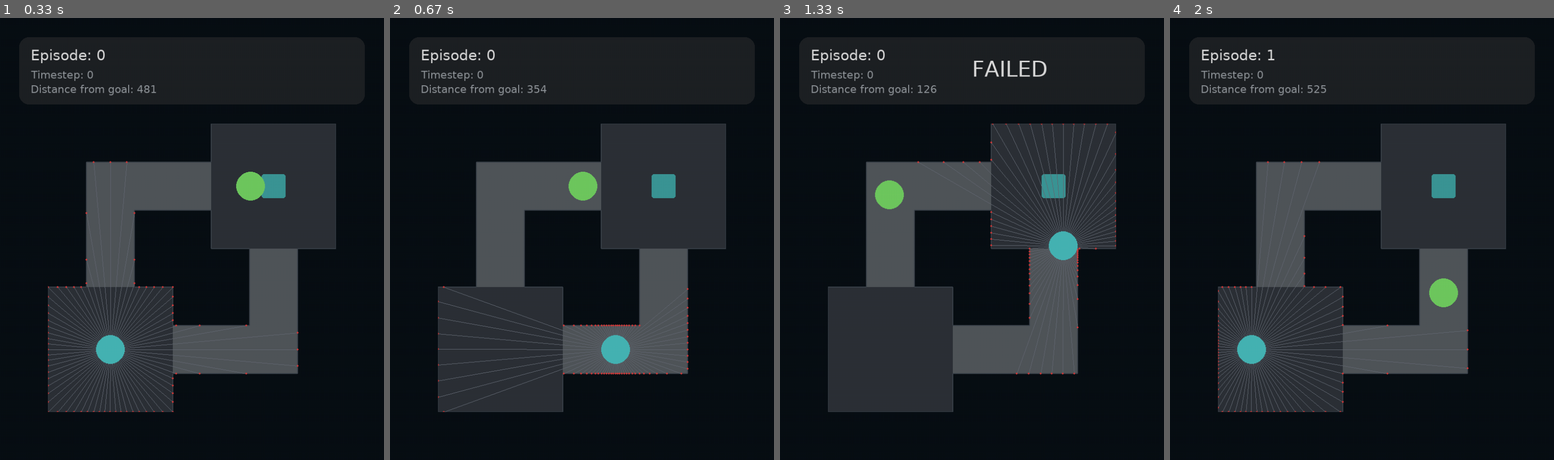
Above: before the commit, frames 1-4 (left to right).
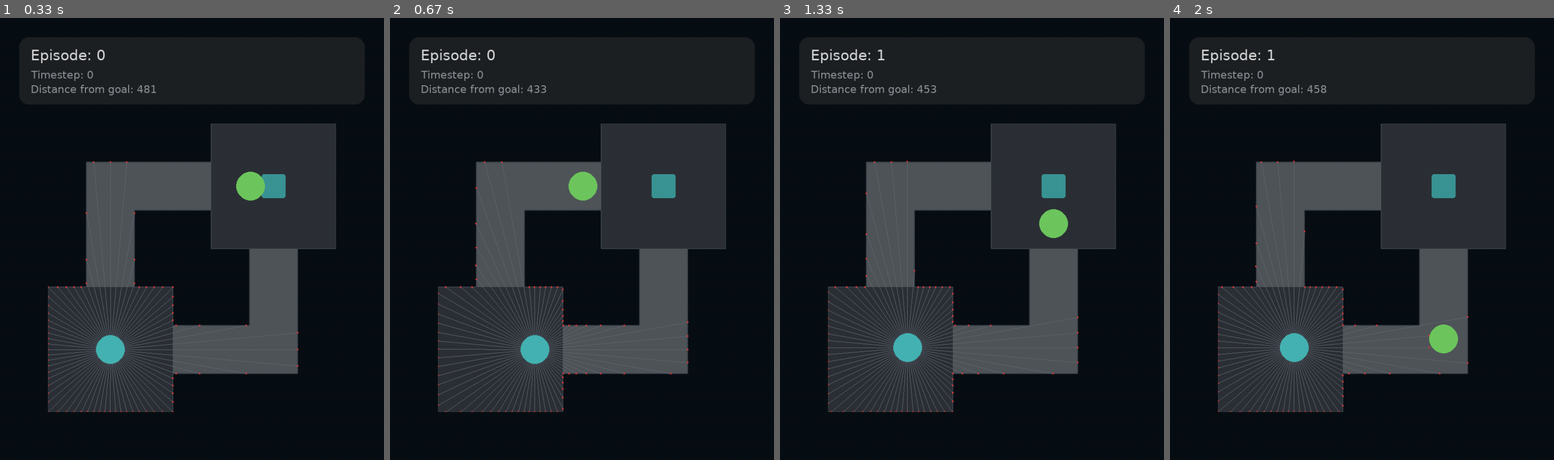
Above: after the commit, the same moments.

Repository: tomosii/marl-robots-2d
Game: pygame game, started from envs/pygame_test_human.py
Same seed, same stepped clock (60 frames per second), same inputs: the game is played once before the commit and once after it.
Inputs:
- Up to frame 1 (0.33 s): no input
- Up to frame 2 (0.67 s): hold Right from 0.33 s (still down)
- Up to frame 3 (1.33 s): release Right at 0.8 s; hold Up 0.83-1.13 s; hold Right from 1.17 s (still down)
- Up to frame 4 (2 s): release Right at 1.63 s; hold Left from 1.67 s (still down)

Frame 1 is identical in both runs. In frame 2, 2.3% of the frame differs, in the area x 12-78%, y 15-90%; in frame 3, 4.2%, in the area x 12-88%, y 7-90%; in frame 4, 3.6%.

Commit message:
High penalty & Low velocity

Diff:
--- a/envs/pygame_test_human.py
+++ b/envs/pygame_test_human.py
@@ -177,7 +177,7 @@
         # x = v0t + 1/2at^2
         # self.pos += self.vel + 0.5 * self.acc
 
-        self.pos += self.acc * 10
+        self.pos += self.acc * 3
 
         self.rect.center = self.pos
 
--- a/envs/single/players.py
+++ b/envs/single/players.py
@@ -57,7 +57,7 @@
         # x = v0t + 1/2at^2
         # self.pos += self.vel + 0.5 * self.acc
 
-        self.pos += self.acc * 10
+        self.pos += self.acc * 3
 
         self.rect.center = self.pos
 
--- a/envs/single/single_agent_gym.py
+++ b/envs/single/single_agent_gym.py
@@ -35,7 +35,7 @@
     FONT_NAME = "Arial"
 
     REWARD_SUCCESS = 100
-    REWARD_FAILURE = -5
+    REWARD_FAILURE = -100
     REWARD_TIME_PENALTY = -0.1
 
     MAX_EPISODE_STEPS = 300
@@ -134,6 +134,7 @@
         報酬を計算する
         """
         if self.goal_reached:
+            print("Goal reached!")
             return self.REWARD_SUCCESS
         elif self.failed:
             return self.REWARD_FAILURE - 1 * (
--- a/envs/single/world.py
+++ b/envs/single/world.py
@@ -96,7 +96,7 @@
     room1 = Room(ROOM_SIZE // 2, HEIGHT - ROOM_SIZE // 2, ROOM_SIZE, ROOM_COLOR)
     room2 = Room(WIDTH - ROOM_SIZE // 2, ROOM_SIZE // 2, ROOM_SIZE, ROOM_COLOR)
     # goal = Goal(room2.rect.centerx, room2.rect.centery, GOAL_SIZE, GOAL_BLUE)
-    goal = Goal(room2.rect.centerx, room1.rect.centery - 50, GOAL_SIZE, GOAL_BLUE)
+    goal = Goal(room2.rect.centerx, room2.rect.centery + 100, GOAL_SIZE, GOAL_BLUE)
     maps = pygame.sprite.Group(
         room1,
         room2,
--- a/single_dqn.py
+++ b/single_dqn.py
@@ -1,23 +1,23 @@
 from stable_baselines3 import DQN
-
-from stable_baselines3.common.env_checker import check_env
 from envs.single.single_agent_gym import SingleAgentEnv
 
 import pygame
 
+TRAIN = True
 
 env = SingleAgentEnv()
 
-model = DQN(
-    "MlpPolicy",
-    env,
-    verbose=1,
-)
-model.learn(total_timesteps=150000, log_interval=4)
-model.save("single_dqn")
-input("Training finished. Press any key to execute the trained agent.")
-
-# model = DQN.load("single_dqn", env=env)
+if TRAIN:
+    model = DQN(
+        "MlpPolicy",
+        env,
+        verbose=1,
+    )
+    model.learn(total_timesteps=250000, log_interval=50)
+    model.save("single_dqn")
+    input("Training finished. Press any key to execute the trained agent.")
+else:
+    model = DQN.load("single_dqn", env=env)
 
 for episode in range(5):
     obs = env.reset()
Not shown, changed: README.md
Not shown, changed: single_dqn.zip
